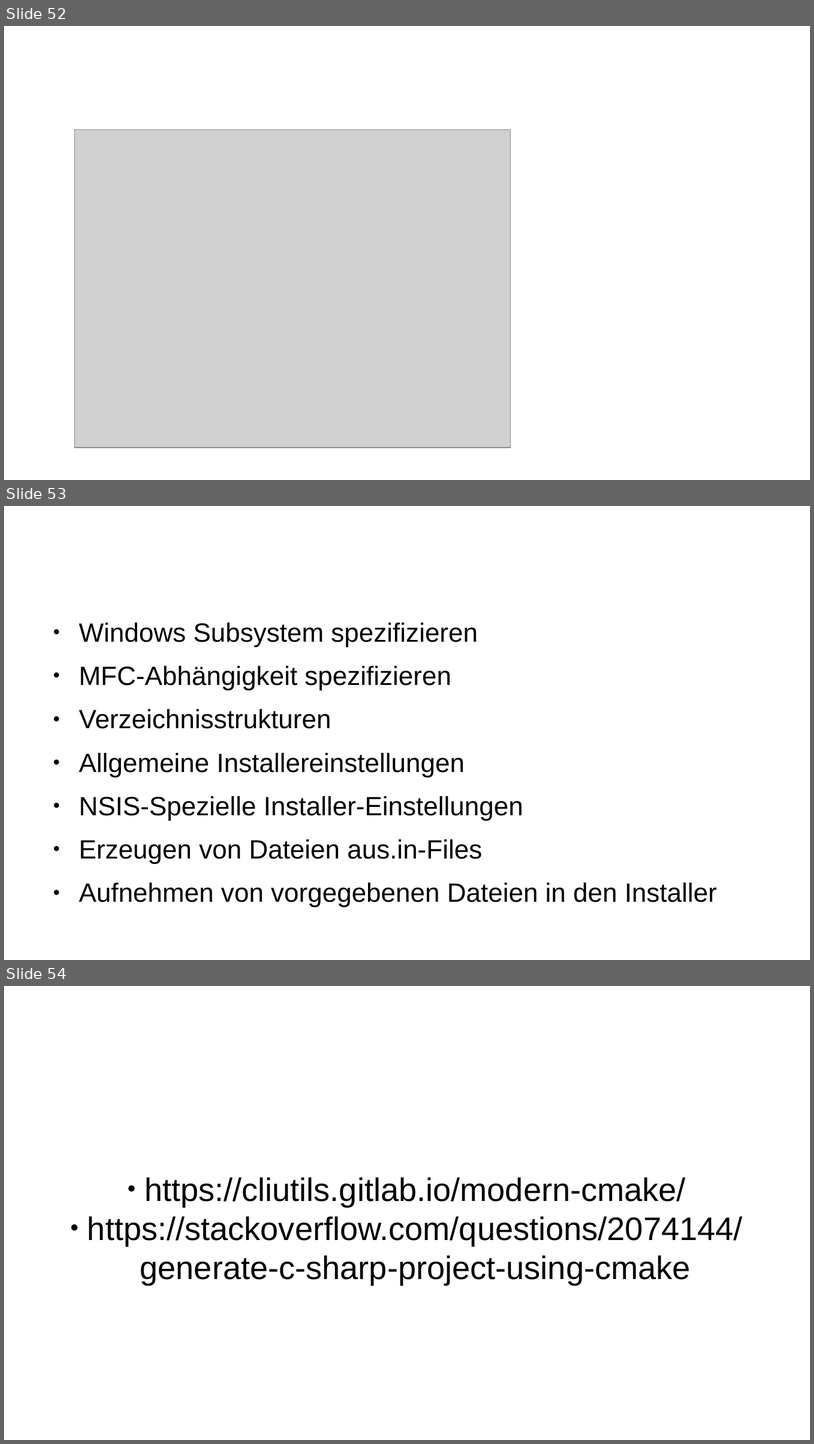
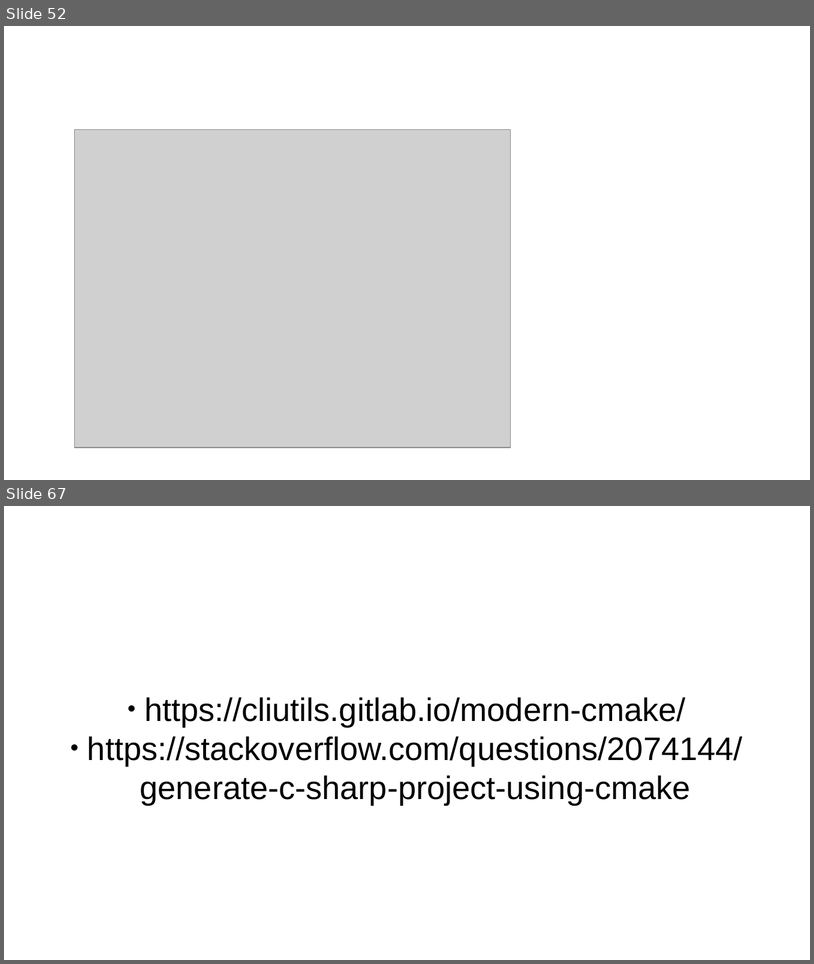
Before and after one commit to carstenkuckuk/CppUGBochum, a slide deck: doc/20180920_CppUGBochum_CI_Jenkins_CMake_GoogleTest.odp. Shown one above the other, each under a label of ours: slides 52, 53 and 54 before the commit, slides 52 and 67 after it; the slides between them are not shown. The pictures are 814x1444 and 814x964 pixels, drawn with LibreOffice and Linux fonts; fonts in the diff are those of the drawing; grey boxes stand for pictures; background and template pictures are left out. Boxes give left, top, right and bottom in pixels: in the first picture for what was removed or moved away, otherwise in the second. Text is boxed around its words. In the diff, an @@ line names an element or a change of style, - is before the commit and + after.

```diff
--- a/doc/20180920_CppUGBochum_CI_Jenkins_CMake_GoogleTest.odp
+++ b/doc/20180920_CppUGBochum_CI_Jenkins_CMake_GoogleTest.odp
@@ slide 53 removed at [4, 506, 810, 960], background #FFFFFF @@
@@ title removed at [44, 523, 606, 598] @@
-Weitere Schritte
@@ text removed at [79, 622, 717, 907] @@
-● Windows Subsystem spezifizieren
-● MFC-Abhängigkeit spezifizieren
-● Verzeichnisstrukturen
-● Allgemeine Installereinstellungen
-● NSIS-Spezielle Installer-Einstellungen
-● Erzeugen von Dateien aus.in-Files
-● Aufnehmen von vorgegebenen Dateien in den Installer
@@ what was slide 54 is now slide 67 @@
```
Also in this commit, not shown: 11 slides changed, 14 slides added.
